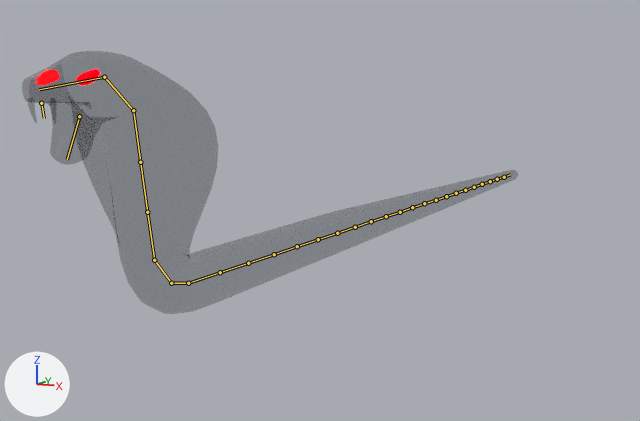
Before and after pictures for a commit that changed the Blender file BlendFiles/GoopSnake.blend.
Camera for both pictures: a camera (50 mm lens) standing at (13.6, -16.1, 6.2) and looking at (-2.5, 16.6, 0.9). The lights are fixed; the arrows at lower left show +X, +Y and +Z. The bones that bend it are drawn over the model as lines.

Names of what the first picture shows: '01_Snake', '01_Teeth', 'Sphere'.
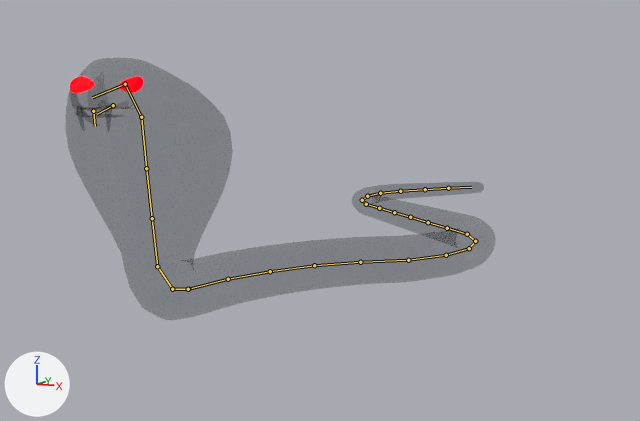
Commit message: Snake slither

The newer file adds an action. The first version stands in its rest pose; the second is drawn at frame 21 of the action 'Slither'.

What differs and where, as boxes (x1, y1, x2, y2) in the pictures (640 x 421 px):
'01_Snake', posed (13% narrower)
    before: (22, 51, 518, 314)
    after: (65, 58, 496, 320)
'01_Teeth', posed (28% wider, 9% taller)
    before: (28, 103, 56, 124)
    after: (76, 109, 112, 132)
bone 'BoneTail.001', root to tip
    before: (188, 283) to (220, 272)
    after: (188, 289) to (228, 279)
bone 'BoneTail.002', root to tip
    before: (220, 272) to (248, 263)
    after: (228, 279) to (270, 271)
bone 'BoneTail.003', root to tip
    before: (248, 263) to (274, 254)
    after: (270, 271) to (314, 265)
bone 'BoneTail.004', root to tip
    before: (274, 254) to (297, 246)
    after: (314, 265) to (360, 262)
bone 'BoneTail.005', root to tip
    before: (297, 246) to (318, 239)
    after: (360, 262) to (408, 260)
bone 'BoneTail.006', root to tip
    before: (318, 239) to (337, 233)
    after: (408, 260) to (446, 255)
bone 'BoneTail.007', root to tip
    before: (337, 233) to (355, 227)
    after: (446, 255) to (469, 248)
bone 'BoneTail.008', root to tip
    before: (355, 227) to (371, 221)
    after: (469, 248) to (475, 241)
bone 'BoneTail.009', root to tip
    before: (371, 221) to (386, 216)
    after: (475, 241) to (467, 234)
bone 'BoneTail.010', root to tip
    before: (386, 216) to (400, 212)
    after: (467, 234) to (447, 228)
bone 'BoneTail.016', root to tip
    before: (456, 193) to (465, 190)
    after: (366, 204) to (362, 200)
bone 'BoneTail.017', root to tip
    before: (465, 190) to (474, 187)
    after: (362, 200) to (367, 196)
bone 'BoneTail.018', root to tip
    before: (474, 187) to (482, 184)
    after: (367, 196) to (380, 193)
bone 'BoneTail.019', root to tip
    before: (482, 184) to (490, 181)
    after: (380, 193) to (400, 191)
bone 'BoneTail.020', root to tip
    before: (490, 181) to (497, 179)
    after: (400, 191) to (425, 189)
bone 'neckBone.001', root to tip
    before: (188, 283) to (171, 283)
    after: (188, 289) to (172, 289)
bone 'neckBone.002', root to tip
    before: (171, 283) to (154, 260)
    after: (172, 289) to (157, 266)
bone 'neckBone.003', root to tip
    before: (154, 260) to (147, 212)
    after: (157, 266) to (152, 218)
bone 'neckBone.004', root to tip
    before: (147, 212) to (140, 162)
    after: (152, 218) to (146, 168)
bone 'neckBone.005', root to tip
    before: (140, 162) to (133, 110)
    after: (146, 168) to (141, 117)
bone 'neckBone.006', root to tip
    before: (133, 110) to (104, 77)
    after: (141, 117) to (125, 84)
bone 'lowerJaw', root to tip
    before: (79, 116) to (67, 159)
    after: (113, 105) to (97, 114)

What changed in the scene script:
```text
Change bone_bonetail_001:
    where bone_bonetail_001 = bpy.data.objects['Armature'].pose.bones['BoneTail.001']
    bone_bonetail_001.location: (0.0, 0.0, 0.0) -> (0.0, 0.0, -0.16)
    bone_bonetail_001.rotation_quaternion: (1.0, 0.0, 0.0, 0.0) -> (0.996, 0.0, 0.001, -0.087)  # degrees (0, 0, 0) -> degrees (0, 0, -10)
Change bone_bonetail_002:
    where bone_bonetail_002 = bpy.data.objects['Armature'].pose.bones['BoneTail.002']  # child of 'BoneTail.001'
    bone_bonetail_002.rotation_quaternion: (1.0, 0.0, 0.0, 0.0) -> (0.996, 0.0, 0.001, -0.087)  # degrees (0, 0, 0) -> degrees (0, 0, -10)
Change bone_bonetail_003:
    where bone_bonetail_003 = bpy.data.objects['Armature'].pose.bones['BoneTail.003']  # child of 'BoneTail.002'
    bone_bonetail_003.rotation_quaternion: (1.0, 0.0, 0.0, 0.0) -> (0.996, 0.0, 0.001, -0.087)  # degrees (0, 0, 0) -> degrees (0, 0, -10)
Change bone_bonetail_004:
    where bone_bonetail_004 = bpy.data.objects['Armature'].pose.bones['BoneTail.004']  # child of 'BoneTail.003'
    bone_bonetail_004.rotation_quaternion: (1.0, 0.0, 0.0, 0.0) -> (0.996, 0.0, 0.001, -0.087)  # degrees (0, 0, 0) -> degrees (0, 0, -10)
Change bone_bonetail_005:
    where bone_bonetail_005 = bpy.data.objects['Armature'].pose.bones['BoneTail.005']  # child of 'BoneTail.004'
    bone_bonetail_005.rotation_quaternion: (1.0, 0.0, 0.0, 0.0) -> (0.996, 0.0, 0.001, -0.087)  # degrees (0, 0, 0) -> degrees (0, 0, -10)
Change bone_bonetail_006:
    where bone_bonetail_006 = bpy.data.objects['Armature'].pose.bones['BoneTail.006']  # child of 'BoneTail.005'
    bone_bonetail_006.rotation_quaternion: (1.0, 0.0, 0.0, 0.0) -> (0.986, 0.0, -0.002, 0.168)  # degrees (0, 0, 0) -> degrees (0, 0, 19)
Change bone_bonetail_007:
    where bone_bonetail_007 = bpy.data.objects['Armature'].pose.bones['BoneTail.007']  # child of 'BoneTail.006'
    bone_bonetail_007.rotation_quaternion: (1.0, 0.0, 0.0, 0.0) -> (0.986, 0.0, -0.002, 0.168)  # degrees (0, 0, 0) -> degrees (0, 0, 19)
Change bone_bonetail_008:
    where bone_bonetail_008 = bpy.data.objects['Armature'].pose.bones['BoneTail.008']  # child of 'BoneTail.007'
    bone_bonetail_008.rotation_quaternion: (1.0, 0.0, 0.0, 0.0) -> (0.986, 0.0, -0.002, 0.168)  # degrees (0, 0, 0) -> degrees (0, 0, 19)
Change bone_bonetail_009:
    where bone_bonetail_009 = bpy.data.objects['Armature'].pose.bones['BoneTail.009']  # child of 'BoneTail.008'
    bone_bonetail_009.rotation_quaternion: (1.0, 0.0, 0.0, 0.0) -> (0.986, 0.0, -0.002, 0.168)  # degrees (0, 0, 0) -> degrees (0, 0, 19)
Change bone_bonetail_010:
    where bone_bonetail_010 = bpy.data.objects['Armature'].pose.bones['BoneTail.010']  # child of 'BoneTail.009'
    bone_bonetail_010.rotation_quaternion: (1.0, 0.0, 0.0, 0.0) -> (0.986, 0.0, -0.002, 0.168)  # degrees (0, 0, 0) -> degrees (0, 0, 19)
Change bone_bonetail_016:
    where bone_bonetail_016 = bpy.data.objects['Armature'].pose.bones['BoneTail.016']  # child of 'BoneTail.015'
    bone_bonetail_016.rotation_quaternion: (1.0, 0.0, 0.0, 0.0) -> (0.989, 0.0, 0.001, -0.145)  # degrees (0, 0, 0) -> degrees (0, 0, -17)
Change bone_bonetail_017:
    where bone_bonetail_017 = bpy.data.objects['Armature'].pose.bones['BoneTail.017']  # child of 'BoneTail.016'
    bone_bonetail_017.rotation_quaternion: (1.0, 0.0, 0.0, 0.0) -> (0.989, 0.0, 0.001, -0.145)  # degrees (0, 0, 0) -> degrees (0, 0, -17)
Change bone_bonetail_018:
    where bone_bonetail_018 = bpy.data.objects['Armature'].pose.bones['BoneTail.018']  # child of 'BoneTail.017'
    bone_bonetail_018.rotation_quaternion: (1.0, 0.0, 0.0, 0.0) -> (0.989, 0.0, 0.001, -0.145)  # degrees (0, 0, 0) -> degrees (0, 0, -17)
Change bone_bonetail_019:
    where bone_bonetail_019 = bpy.data.objects['Armature'].pose.bones['BoneTail.019']  # child of 'BoneTail.018'
    bone_bonetail_019.rotation_quaternion: (1.0, 0.0, 0.0, 0.0) -> (0.989, 0.0, 0.001, -0.145)  # degrees (0, 0, 0) -> degrees (0, 0, -17)
Change bone_bonetail_020:
    where bone_bonetail_020 = bpy.data.objects['Armature'].pose.bones['BoneTail.020']  # child of 'BoneTail.019'
    bone_bonetail_020.rotation_quaternion: (1.0, 0.0, 0.0, 0.0) -> (0.989, 0.0, 0.001, -0.145)  # degrees (0, 0, 0) -> degrees (0, 0, -17)
Change bone_neckbone_001:
    where bone_neckbone_001 = bpy.data.objects['Armature'].pose.bones['neckBone.001']
    bone_neckbone_001.location: (0.0, 0.0, 0.0) -> (0.0, 0.0, -0.16)
    bone_neckbone_001.rotation_quaternion: (1.0, 0.0, 0.0, 0.0) -> (1.0, 0.0, 0.005, 0.025)  # degrees (0, 0, 0) -> degrees (0, 1, 3)
Change bone_neckbone_002:
    where bone_neckbone_002 = bpy.data.objects['Armature'].pose.bones['neckBone.002']  # child of 'neckBone.001'
    bone_neckbone_002.rotation_quaternion: (1.0, 0.0, 0.0, 0.0) -> (1.0, 0.0, 0.018, 0.017)  # degrees (0, 0, 0) -> degrees (0, 2, 2)
Change bone_neckbone_003:
    where bone_neckbone_003 = bpy.data.objects['Armature'].pose.bones['neckBone.003']  # child of 'neckBone.002'
    bone_neckbone_003.rotation_quaternion: (1.0, 0.0, 0.0, 0.0) -> (1.0, 0.0, 0.025, 0.004)  # degrees (0, 0, 0) -> degrees (0, 3, 0)
Change bone_neckbone_004:
    where bone_neckbone_004 = bpy.data.objects['Armature'].pose.bones['neckBone.004']  # child of 'neckBone.003'
    bone_neckbone_004.rotation_quaternion: (1.0, 0.0, 0.0, 0.0) -> (1.0, 0.0, 0.025, 0.004)  # degrees (0, 0, 0) -> degrees (0, 3, 0)
Change bone_neckbone_005:
    where bone_neckbone_005 = bpy.data.objects['Armature'].pose.bones['neckBone.005']  # child of 'neckBone.004'
    bone_neckbone_005.rotation_quaternion: (1.0, 0.0, 0.0, 0.0) -> (1.0, 0.0, 0.025, 0.004)  # degrees (0, 0, 0) -> degrees (0, 3, 0)
Change bone_neckbone_006:
    where bone_neckbone_006 = bpy.data.objects['Armature'].pose.bones['neckBone.006']  # child of 'neckBone.005'
    bone_neckbone_006.rotation_quaternion: (1.0, 0.0, 0.0, 0.0) -> (1.0, 0.0, 0.016, 0.02)  # degrees (0, 0, 0) -> degrees (0, 2, 2)
Change bone_lowerjaw:
    where bone_lowerjaw = bpy.data.objects['Armature'].pose.bones['lowerJaw']  # child of 'head'
    bone_lowerjaw.location: (0.0, 0.0, 0.0) -> (0.0, -0.38, 0.15)
    bone_lowerjaw.rotation_quaternion: (1.0, 0.0, 0.0, 0.0) -> (0.884, 0.468, 0.0, 0.0)  # degrees (0, 0, 0) -> degrees (56, 0, 0)
```
